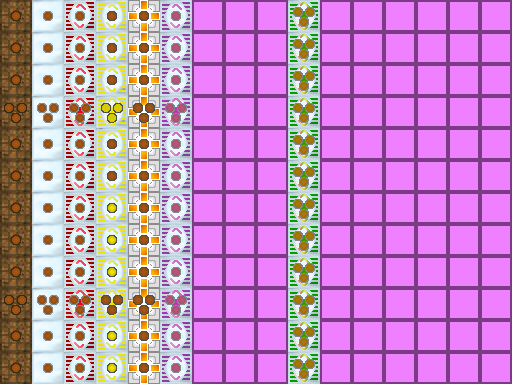
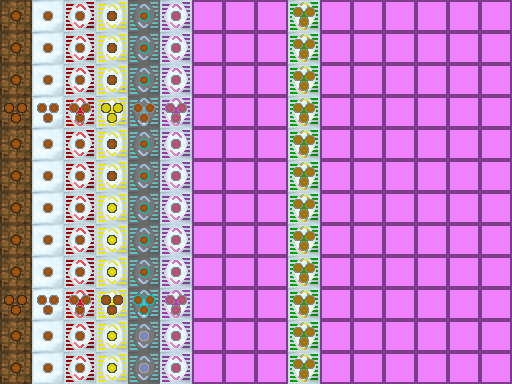
Before/after of a 512 x 384 layered artwork. What changed in the layer stack:
added layer "NewConverter" above "Circlels converter" over bbox(128, 0, 160, 384)
